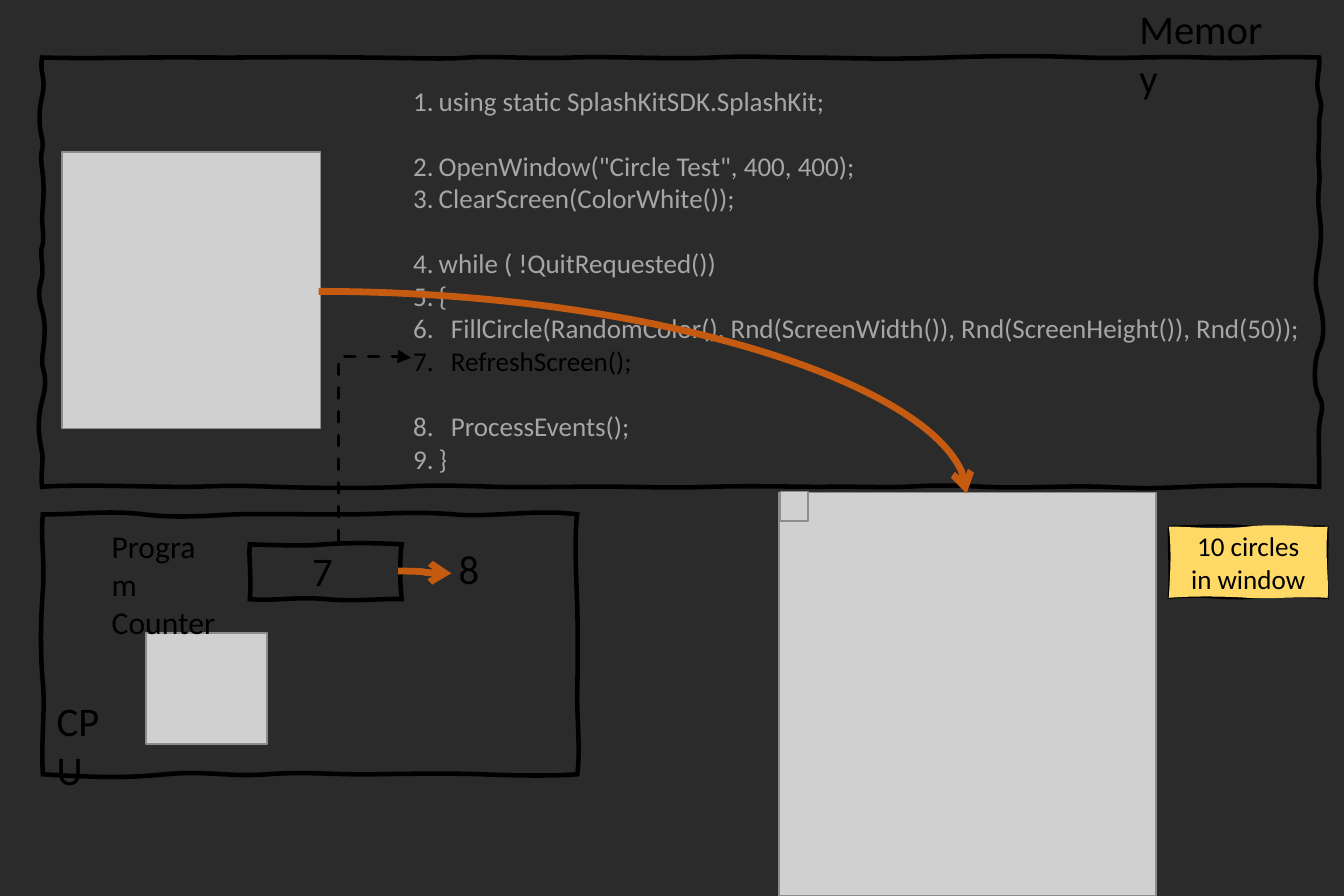
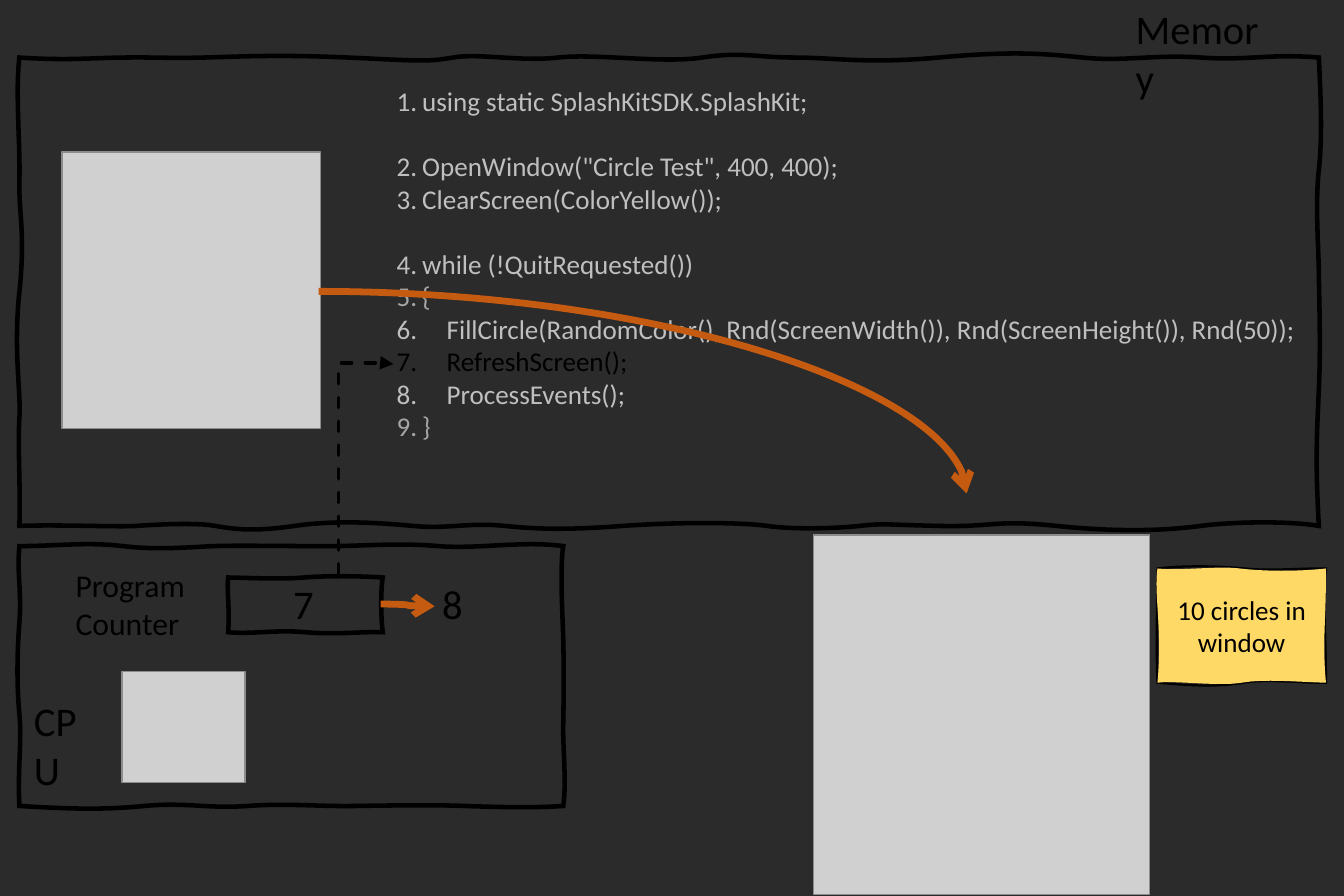
Before and after one commit to splashkit/the-programmers-field-guide, a slide deck: slide 13 of resources/ppt-slides/while-loop-splashkit.pptx. Drawn at 1344x896 pixels with LibreOffice and Linux fonts; fonts in the diff are those of the drawing; grey boxes stand for pictures; background and template pictures are left out; a plain dark background stands for a picture behind light text. Boxes give left, top, right and bottom in pixels: in the first picture for what was removed or moved away, otherwise in the second. Text is boxed around its words. In the diff, an @@ line names an element or a change of style, - is before the commit and + after.

Commit message:
Edit P1C3 while loop concept.

```diff
--- a/resources/ppt-slides/while-loop-splashkit.pptx
+++ b/resources/ppt-slides/while-loop-splashkit.pptx
@@ freeform shape resized from (x1=42, y1=57, x2=1318, y2=486) to (x1=20, y1=57, x2=1318, y2=525) @@
@@ text "using static SplashKitSDK.SplashKit;" moved from (x1=439, y1=92, x2=1298, y2=440) to (x1=422, y1=92, x2=1294, y2=408) @@
@@ text at (x1=422, y1=92, x2=1294, y2=408): text colour #A6A6A6 to #BFBFBF in "using static SplashKitSDK.SplashKit;", "OpenWindow("Circle Test", 400, 400);", "FillCircle(RandomColor(), Rnd(ScreenWidth()), Rnd(ScreenHeig ...", "ProcessEvents();" @@
@@ text at (x1=422, y1=189, x2=722, y2=279): text changed; text colour #A6A6A6 to #BFBFBF @@
-3. ClearScreen(ColorWhite());
-4. while ( !QuitRequested())
+3. ClearScreen(ColorYellow());
+4. while (!QuitRequested())
@@ elbow arrow moved from (338, 541) - (411, 358) to (338, 574) - (393, 364) @@
@@ picture removed at (x1=780, y1=491, x2=808, y2=520) @@
@@ picture resized from (x1=778, y1=492, x2=1155, y2=895) to (x1=813, y1=535, x2=1149, y2=894) @@
@@ freeform shape resized from (x1=42, y1=514, x2=577, y2=774) to (x1=20, y1=546, x2=564, y2=806) @@
@@ text "Program" rewrapped from (x1=112, y1=614, x2=216, y2=642) to (x1=76, y1=577, x2=185, y2=635) @@
@@ freeform shape "10 circles in window" resized from (x1=1168, y1=527, x2=1328, y2=598) to (x1=1157, y1=569, x2=1326, y2=683) @@
@@ text "7" moved from (x1=312, y1=560, x2=333, y2=597) to (x1=293, y1=593, x2=314, y2=630) @@
@@ freeform shape moved from (x1=250, y1=544, x2=401, y2=600) to (x1=228, y1=577, x2=382, y2=632) @@
@@ text "8" moved from (x1=459, y1=557, x2=480, y2=584) to (x1=442, y1=592, x2=463, y2=619) @@
@@ curved arrow moved from (398, 570) - (452, 574) to (380, 605) - (434, 606) @@
@@ text "CPU" moved from (x1=41, y1=687, x2=140, y2=752) to (x1=18, y1=687, x2=119, y2=752) @@
@@ picture moved from (x1=146, y1=632, x2=268, y2=743) to (x1=122, y1=671, x2=245, y2=782) @@
```
Also in this commit, not shown: 15 other slides changed, 17 other files.
